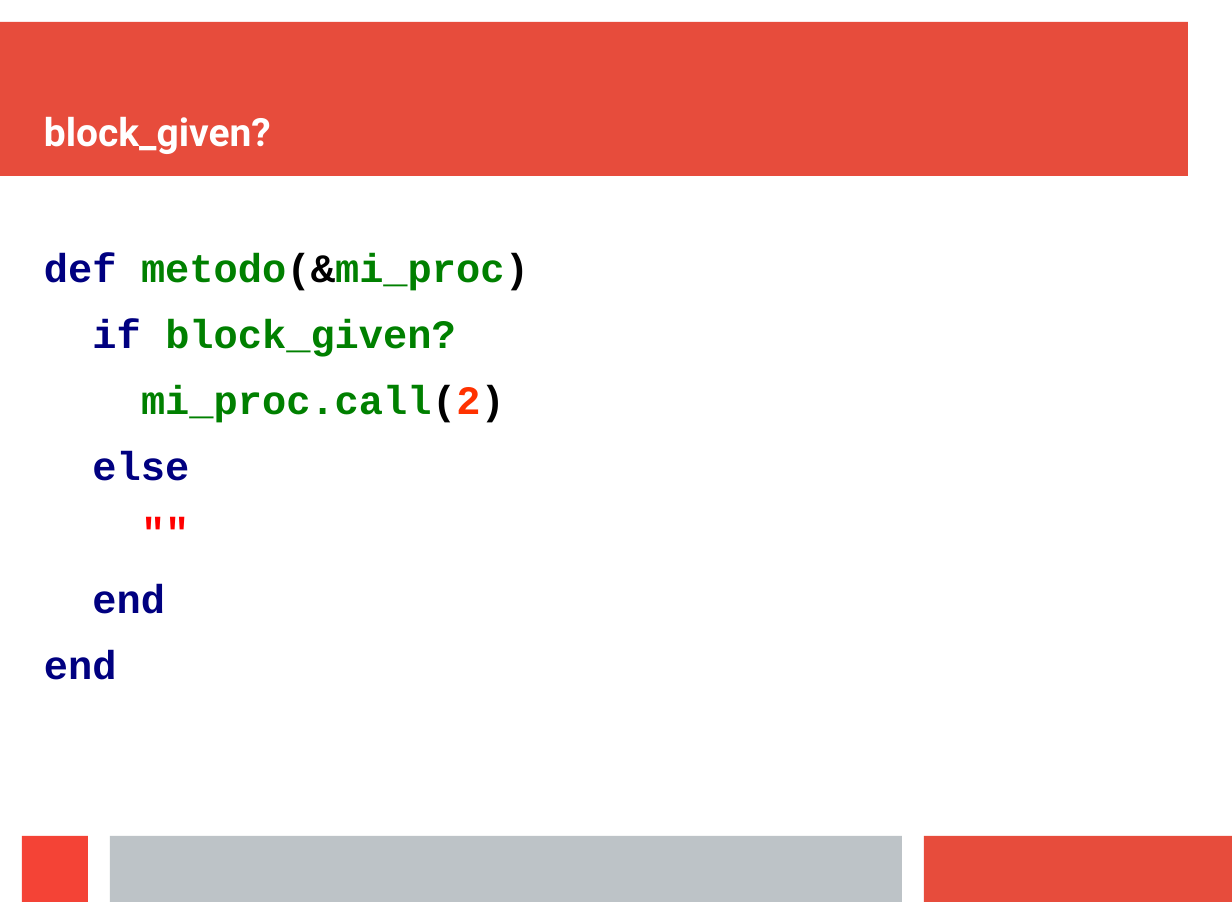
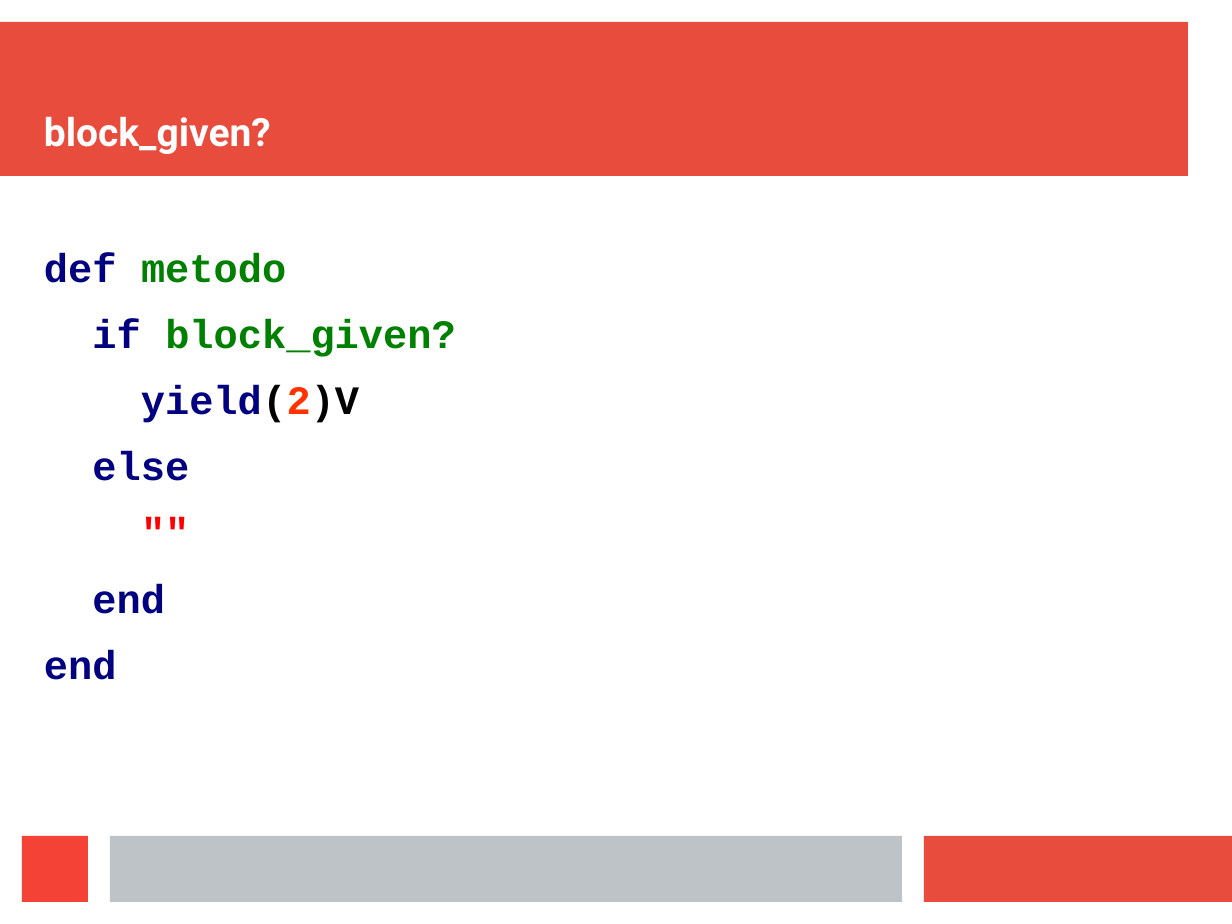
Before and after one commit to oaxacarb/ruby_blocks, a slide deck: slide 48 of 06_presentacion/ruby_blocks.odp (slide 49 before the commit). Drawn at 1232x924 pixels with LibreOffice and Linux fonts; fonts in the diff are those of the drawing. Boxes give left, top, right and bottom in pixels: in the first picture for what was removed or moved away, otherwise in the second. Text is boxed around its words. In the diff, an @@ line names an element or a change of style, - is before the commit and + after.

```diff
--- a/06_presentacion/ruby_blocks.odp
+++ b/06_presentacion/ruby_blocks.odp
@@ text at <box>44,253,286,283</box>: text changed @@
-def metodo(&mi_proc)
+def metodo
@@ text at <box>141,385,359,423</box>: text changed; text colour #008000 to #000080 @@
-mi_proc.call(2)
+yield(2)V
```
Also in this commit, not shown: 3 other slides changed, 1 slide removed.
